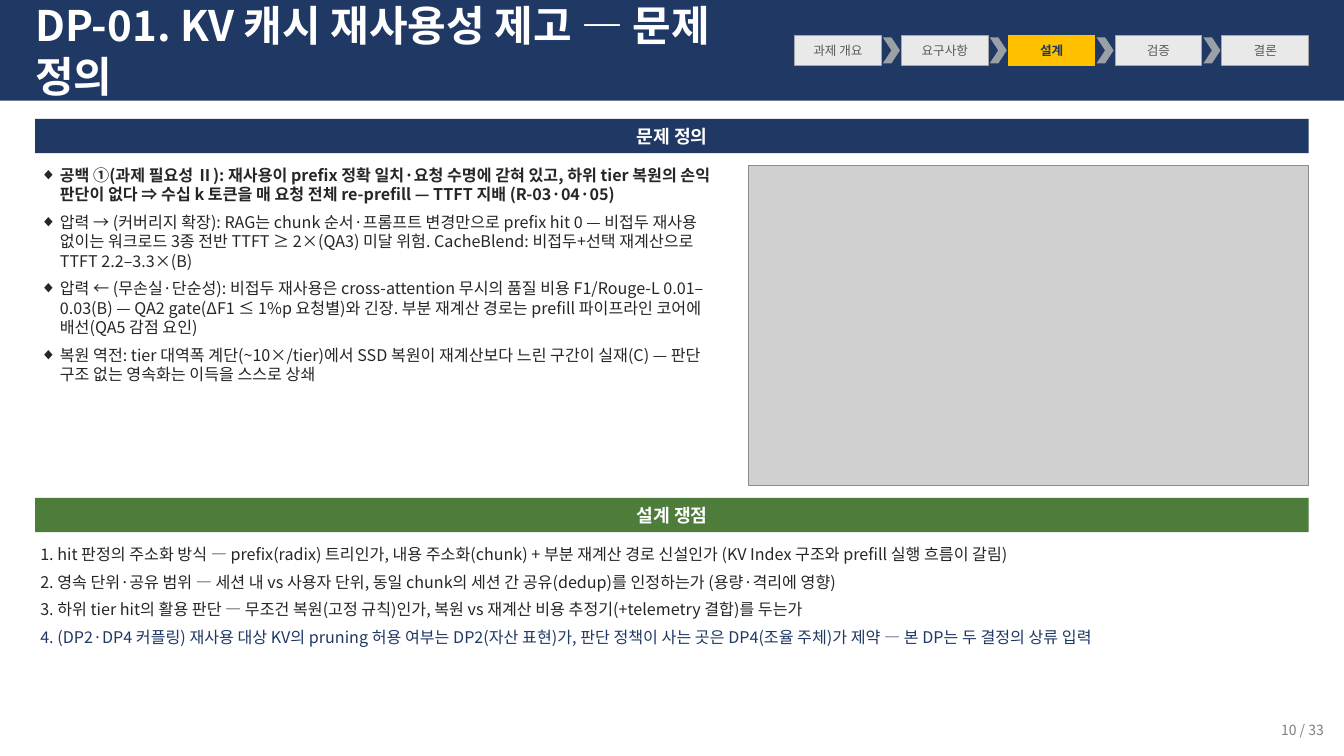
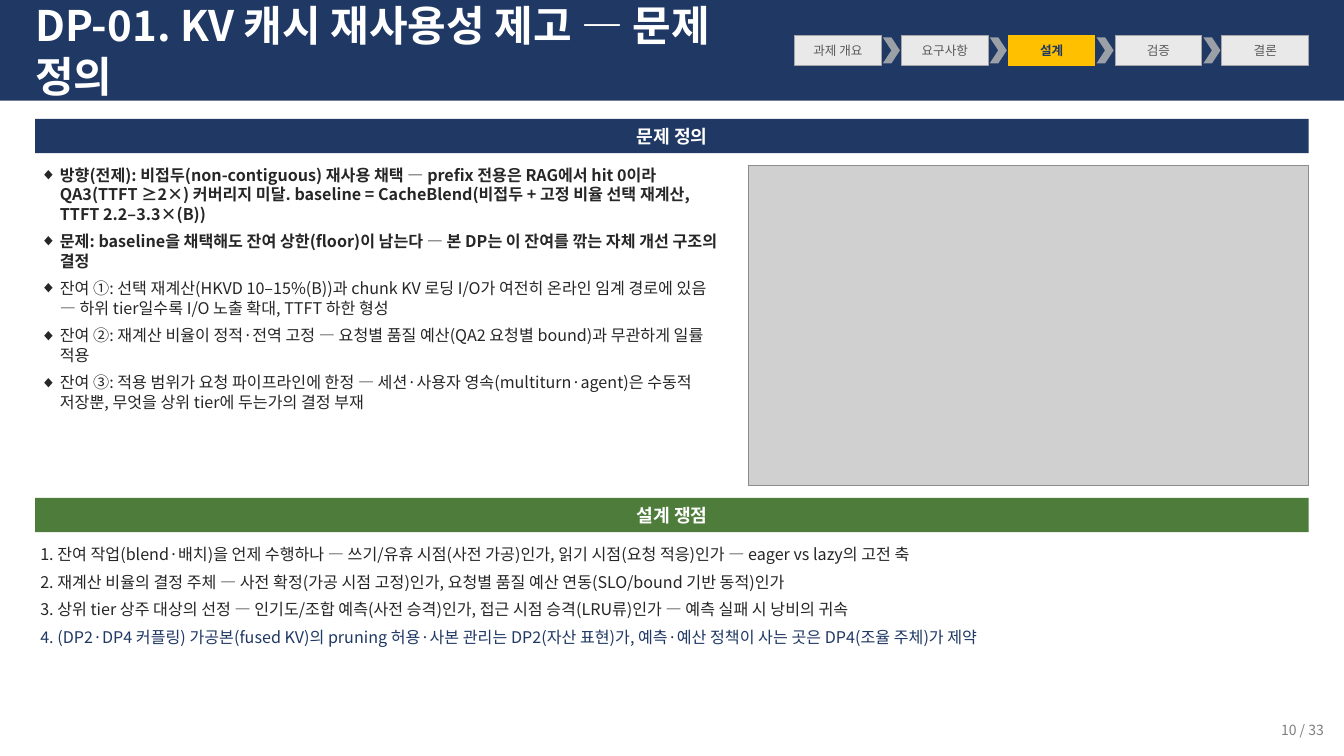
Before and after one commit to mkim0628/architect, a slide deck: slide 1 of docs/mcr_dp1_kv_reuse.pptx. Drawn at 1344x756 pixels with LibreOffice and Linux fonts; fonts in the diff are those of the drawing; grey boxes stand for pictures. Boxes give left, top, right and bottom in pixels: in the first picture for what was removed or moved away, otherwise in the second. Text is boxed around its words. In the diff, an @@ line names an element or a change of style, - is before the commit and + after.

```diff
--- a/docs/mcr_dp1_kv_reuse.pptx
+++ b/docs/mcr_dp1_kv_reuse.pptx
@@ text at box(60, 167, 718, 411): text changed @@
-◆ 공백 ①(과제 필요성 Ⅱ): 재사용이 prefix 정확 일치·요청 수명에 갇혀 있고, 하위 tier 복원의 손익 판단이 없다 ⇒ 수십 k 토큰을 매 요청 전체 re-prefill — TTFT 지배 (R-03·04·05)
-◆ 압력 → (커버리지 확장): RAG는 chunk 순서·프롬프트 변경만으로 prefix hit 0 — 비접두 재사용 없이는 워크로드 3종 전반 TTFT ≥ 2×(QA3) 미달 위험. CacheBlend: 비접두+선택 재계산으로 TTFT 2.2–3.3×(B)
-◆ 압력 ← (무손실·단순성): 비접두 재사용은 cross-attention 무시의 품질 비용 F1/Rouge-L 0.01–0.03(B) — QA2 gate(ΔF1 ≤ 1%p 요청별)와 긴장. 부분 재계산 경로는 prefill 파이프라인 코어에 배선(QA5 감점 요인)
-◆ 복원 역전: tier 대역폭 계단(~10×/tier)에서 SSD 복원이 재계산보다 느린 구간이 실재(C) — 판단 구조 없는 영속화는 이득을 스스로 상쇄
+◆ 방향(전제): 비접두(non-contiguous) 재사용 채택 — prefix 전용은 RAG에서 hit 0이라 QA3(TTFT ≥2×) 커버리지 미달. baseline = CacheBlend(비접두 + 고정 비율 선택 재계산, TTFT 2.2–3.3×(B))
+◆ 문제: baseline을 채택해도 잔여 상한(floor)이 남는다 — 본 DP는 이 잔여를 깎는 자체 개선 구조의 결정
+◆ 잔여 ①: 선택 재계산(HKVD 10–15%(B))과 chunk KV 로딩 I/O가 여전히 온라인 임계 경로에 있음 — 하위 tier일수록 I/O 노출 확대, TTFT 하한 형성
+◆ 잔여 ②: 재계산 비율이 정적·전역 고정 — 요청별 품질 예산(QA2 요청별 bound)과 무관하게 일률 적용
+◆ 잔여 ③: 적용 범위가 요청 파이프라인에 한정 — 세션·사용자 영속(multiturn·agent)은 수동적 저장뿐, 무엇을 상위 tier에 두는가의 결정 부재
@@ text at box(40, 546, 977, 647): text changed @@
-1. hit 판정의 주소화 방식 — prefix(radix) 트리인가, 내용 주소화(chunk) + 부분 재계산 경로 신설인가 (KV Index 구조와 prefill 실행 흐름이 갈림)
-2. 영속 단위·공유 범위 — 세션 내 vs 사용자 단위, 동일 chunk의 세션 간 공유(dedup)를 인정하는가 (용량·격리에 영향)
-3. 하위 tier hit의 활용 판단 — 무조건 복원(고정 규칙)인가, 복원 vs 재계산 비용 추정기(+telemetry 결합)를 두는가
-4. (DP2·DP4 커플링) 재사용 대상 KV의 pruning 허용 여부는 DP2(자산 표현)가, 판단 정책이 사는 곳은 DP4(조율 주체)가 제약 — 본 DP는 두 결정의 상류 입력
+1. 잔여 작업(blend·배치)을 언제 수행하나 — 쓰기/유휴 시점(사전 가공)인가, 읽기 시점(요청 적응)인가 — eager vs lazy의 고전 축
+2. 재계산 비율의 결정 주체 — 사전 확정(가공 시점 고정)인가, 요청별 품질 예산 연동(SLO/bound 기반 동적)인가
+3. 상위 tier 상주 대상의 선정 — 인기도/조합 예측(사전 승격)인가, 접근 시점 승격(LRU류)인가 — 예측 실패 시 낭비의 귀속
+4. (DP2·DP4 커플링) 가공본(fused KV)의 pruning 허용·사본 관리는 DP2(자산 표현)가, 예측·예산 정책이 사는 곳은 DP4(조율 주체)가 제약
```
Also in this commit, not shown: 1 other slide changed, 6 other files.
